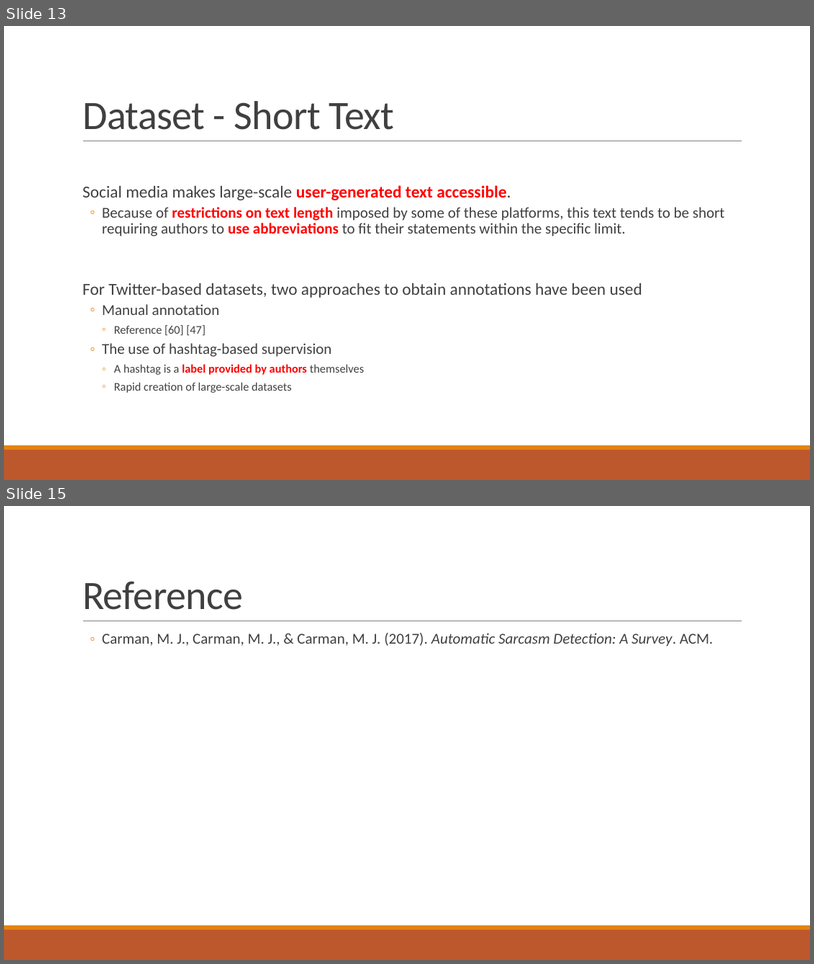
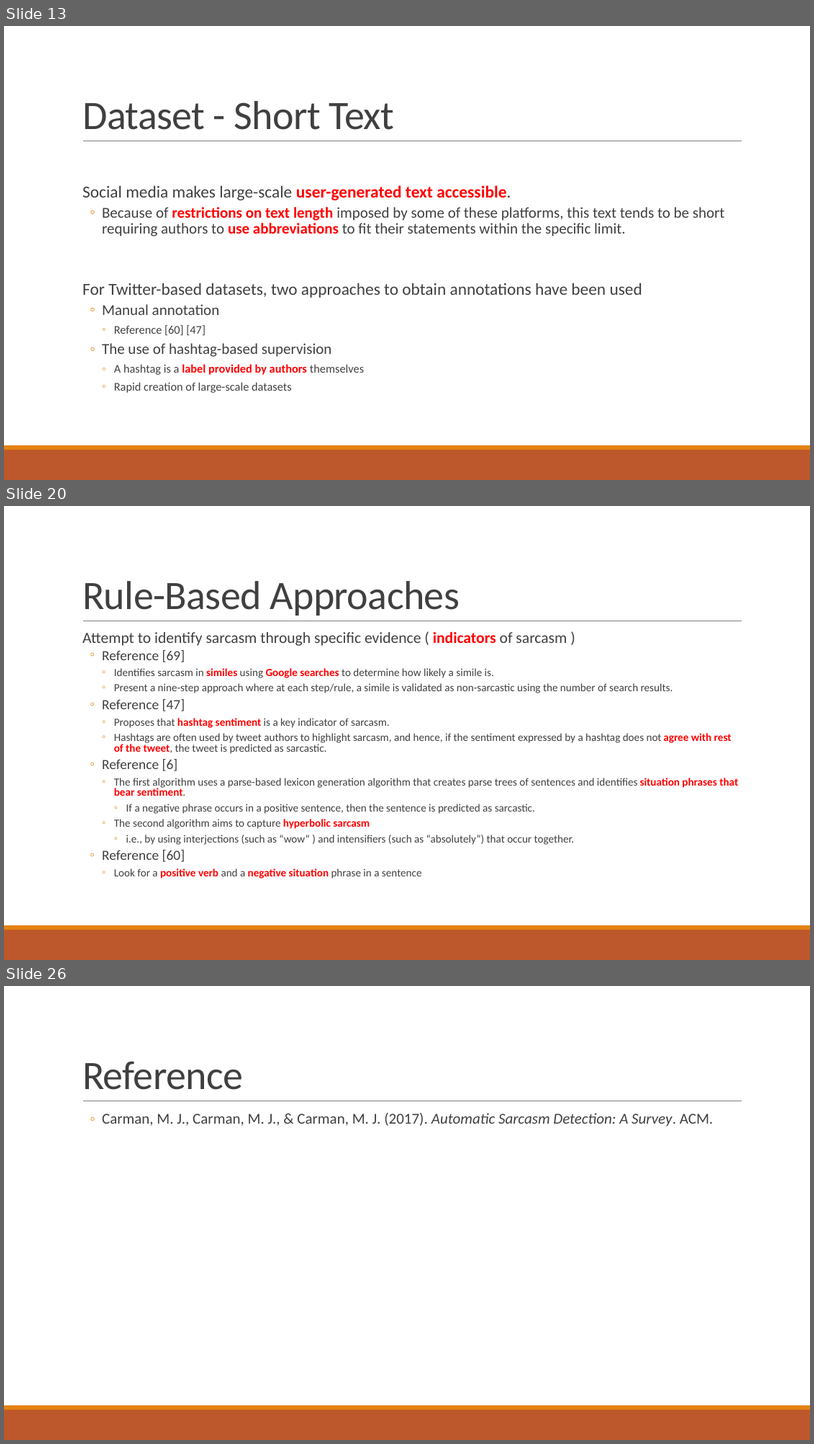
Before and after one commit to liangxh/grad, a slide deck: [文献调研] Automatic Sarcasm Detection A Survey.pptx. Shown one above the other, each under a label of ours: slides 13 and 15 before the commit, slides 13, 20 and 26 after it; the slides between them are not shown. The pictures are 814x964 and 814x1444 pixels, drawn with LibreOffice and Linux fonts; fonts in the diff are those of the drawing. Boxes give left, top, right and bottom in pixels: in the first picture for what was removed or moved away, otherwise in the second. Text is boxed around its words. In the diff, an @@ line names an element or a change of style, - is before the commit and + after.

Commit message:
update

```diff
--- a/[文献调研] Automatic Sarcasm Detection A Survey.pptx
+++ b/[文献调研] Automatic Sarcasm Detection A Survey.pptx
@@ slide 20 added at (x1=4, y1=506, x2=810, y2=960), background #FFFFFF; not listed: 3 template elements that a slide beside it also shows @@
@@ title added at (x1=82, y1=581, x2=460, y2=615), 48 pt, text #404040 @@
+Rule-Based Approaches
@@ text added at (x1=82, y1=632, x2=738, y2=878), 12.9 pt, text #404040 @@
+  Attempt to identify sarcasm through specific evidence ( indicators of sarcasm )
+  ◦ Reference [69]
+    ◦ Identifies sarcasm in similes using Google searches to determine how likely a simile is.
+    ◦ Present a nine-step approach where at each step/rule, a simile is validated as non-sarcastic using the number of search results.
+  ◦ Reference [47]
+    ◦ Proposes that hashtag sentiment is a key indicator of sarcasm.
+    ◦ Hashtags are often used by tweet authors to highlight sarcasm, and hence, if the sentiment expressed by a hashtag does not agree with rest of the tweet, the tweet is predicted as sarcastic.
+  ◦ Reference [6]
+    ◦ The first algorithm uses a parse-based lexicon generation algorithm that creates parse trees of sentences and identifies situation phrases that bear sentiment.
+      ◦ If a negative phrase occurs in a positive sentence, then the sentence is predicted as sarcastic.
+    ◦ The second algorithm aims to capture hyperbolic sarcasm
+      ◦ i.e., by using interjections (such as “wow” ) and intensifiers (such as “absolutely”) that occur together.
+  ◦ Reference [60]
+    ◦ Look for a positive verb and a negative situation phrase in a sentence
@@ what was slide 15 is now slide 26 @@
```
Also in this commit, not shown: 10 other slides added.
